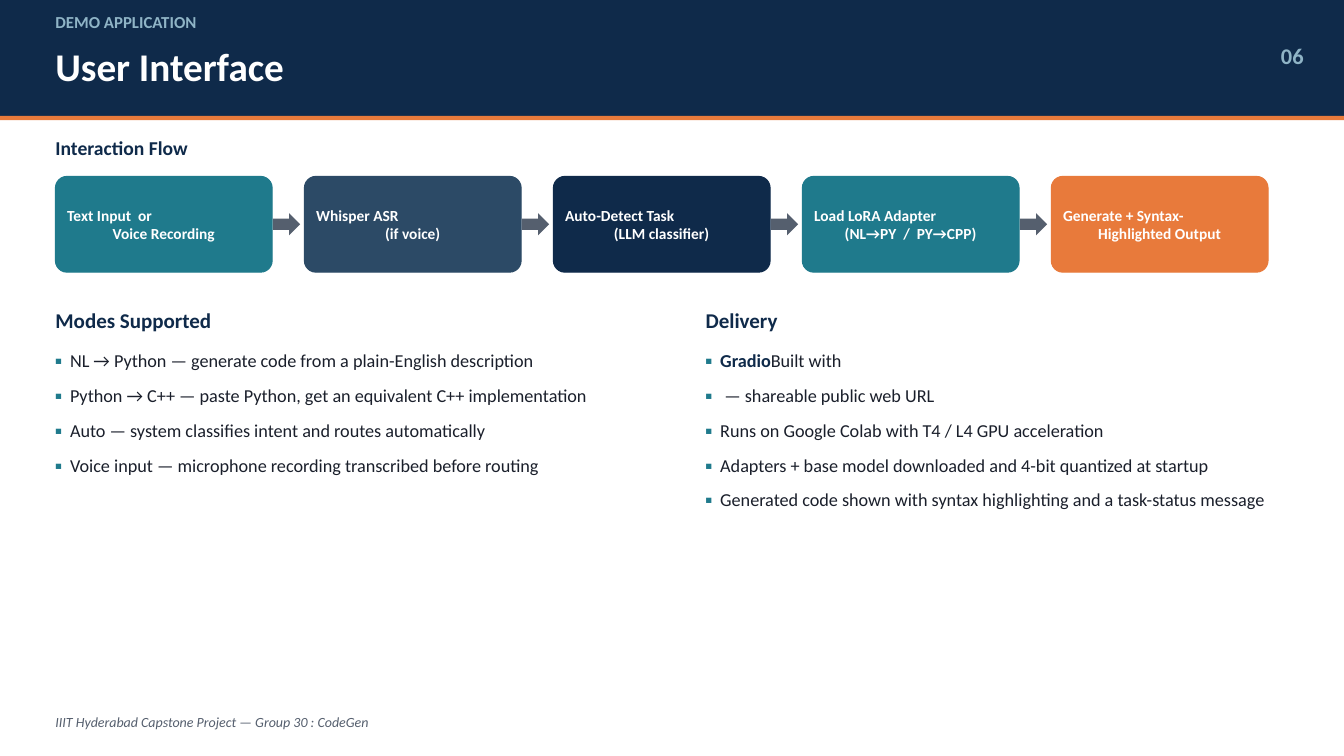
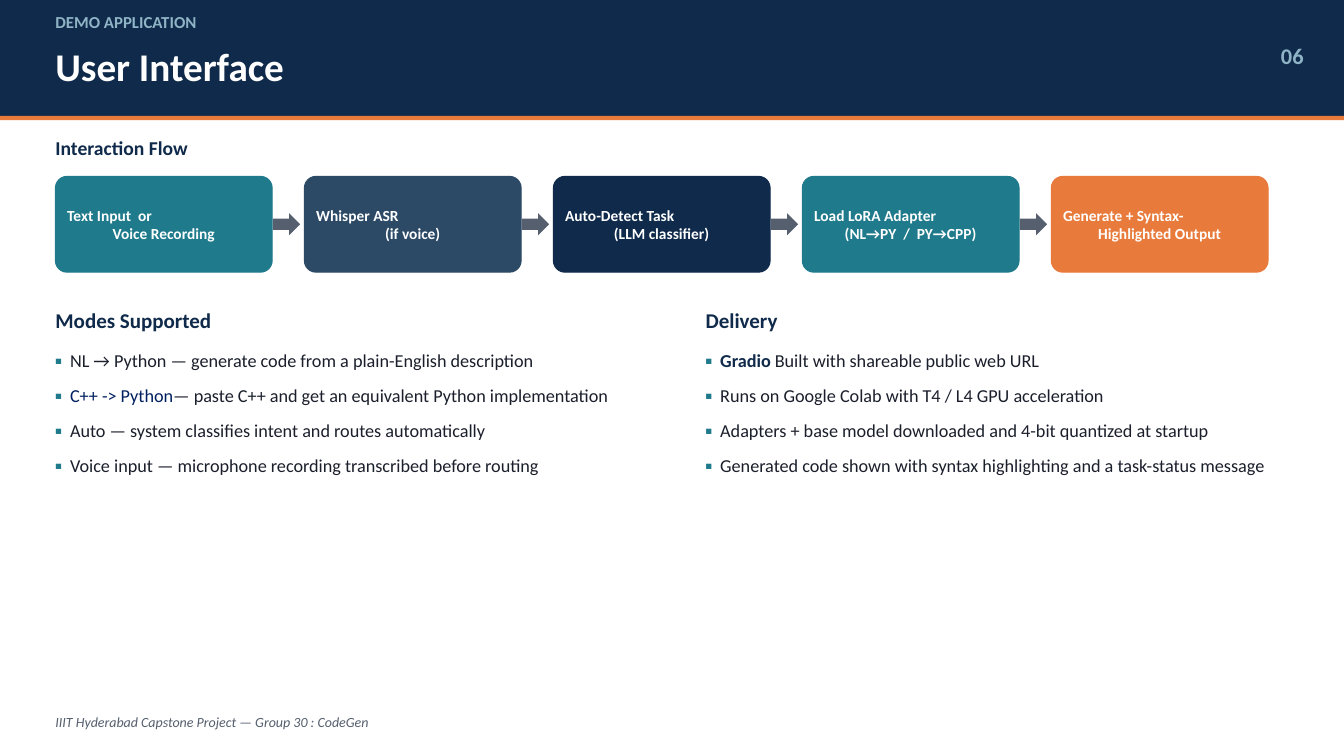
Before and after one commit to nayanjha16/CodeGen-Implementations-May_26, a slide deck: slide 6 of Group-30/Presentation/Group30-CodeGen-Capstone-Presentation_Final.pptx. Drawn at 1344x756 pixels with LibreOffice and Linux fonts; fonts in the diff are those of the drawing. Boxes give left, top, right and bottom in pixels: in the first picture for what was removed or moved away, otherwise in the second. Text is boxed around its words. In the diff, an @@ line names an element or a change of style, - is before the commit and + after.

```diff
--- a/Group-30/Presentation/Group30-CodeGen-Capstone-Presentation_Final.pptx
+++ b/Group-30/Presentation/Group30-CodeGen-Capstone-Presentation_Final.pptx
@@ text at bbox=[720, 354, 1039, 370]: text changed @@
-▪ GradioBuilt with
-▪ — shareable public web URL
+▪ Gradio Built with shareable public web URL
@@ text at bbox=[70, 389, 608, 405]: text changed @@
-▪ Python → C++ — paste Python, get an equivalent C++ implementation
+▪ C++ -> Python— paste C++ and get an equivalent Python implementation
```
Also in this commit, not shown: 10 other slides changed, 1 other file.
